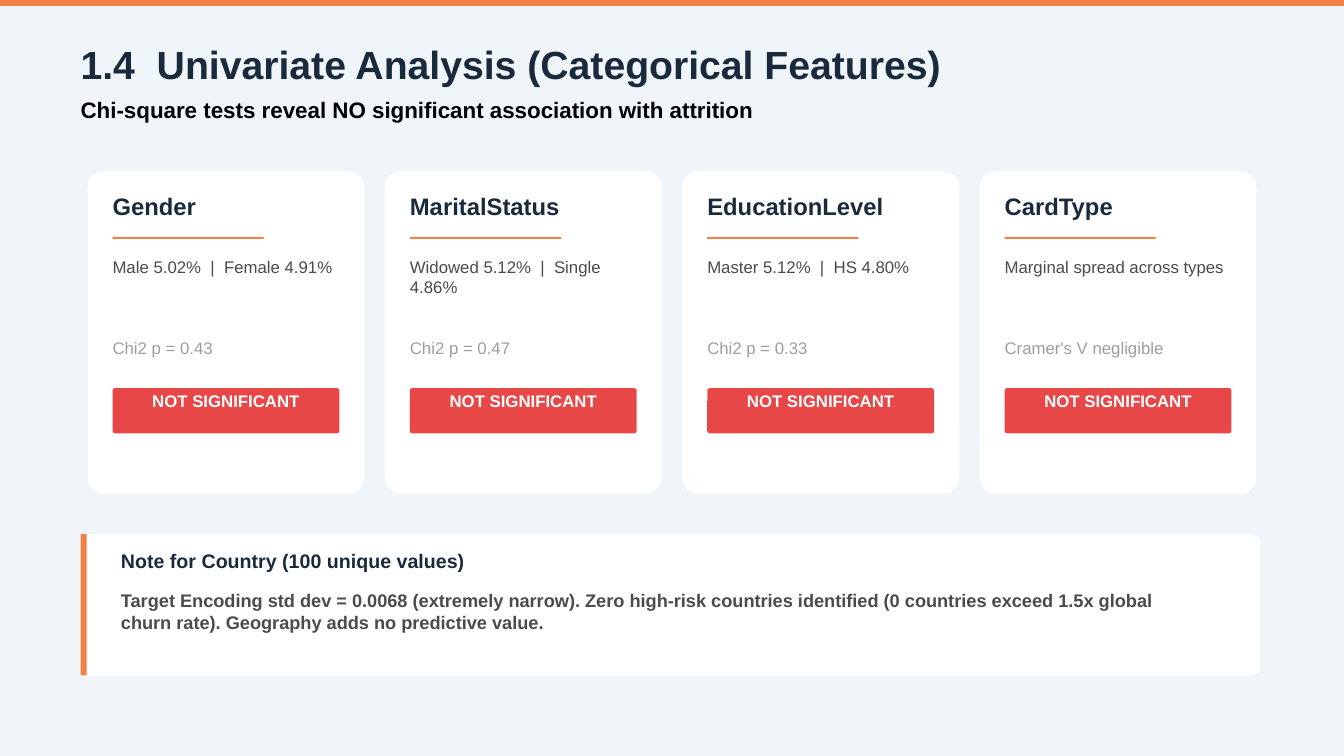
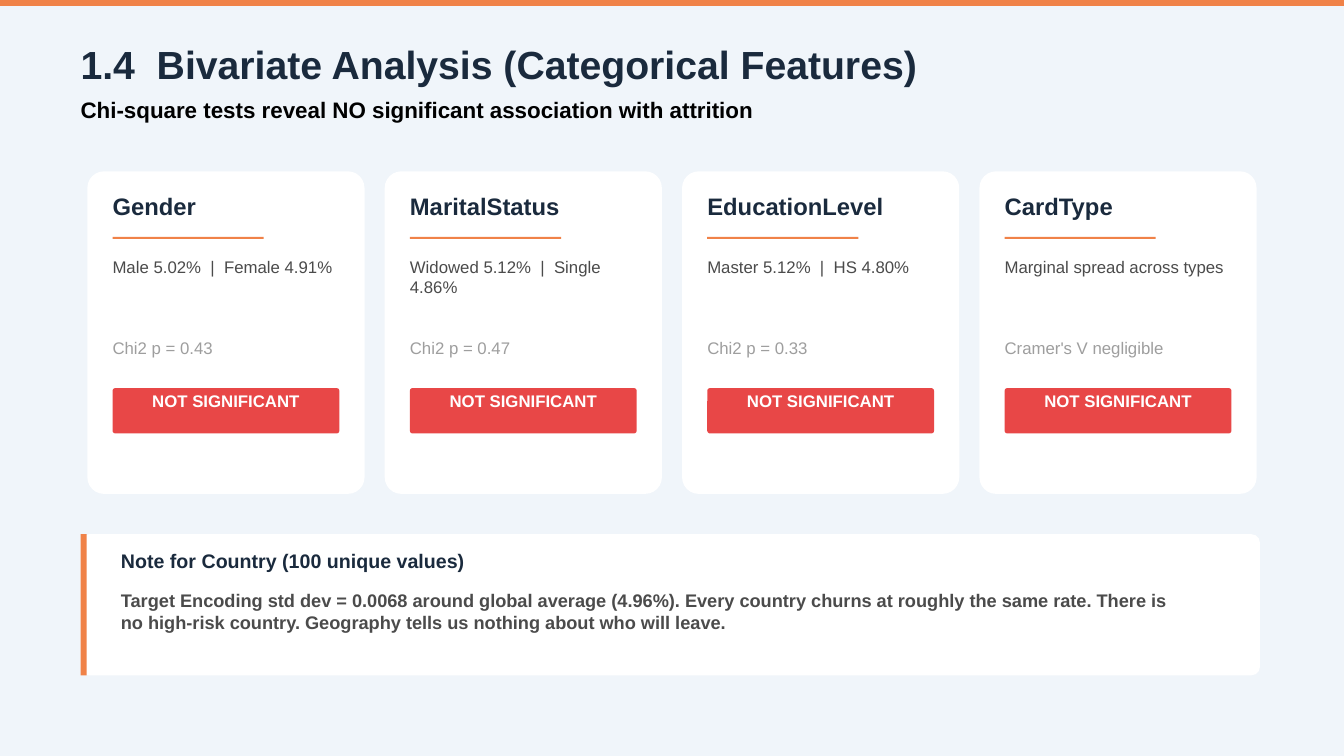
Before and after one commit to mind-wanderer00/ubp-attrition-api, a slide deck: slide 10 of presentation docs/Copino_UBP_Presentation_Final.pptx. Drawn at 1344x756 pixels with LibreOffice and Linux fonts; fonts in the diff are those of the drawing. Boxes give left, top, right and bottom in pixels: in the first picture for what was removed or moved away, otherwise in the second. Text is boxed around its words. In the diff, an @@ line names an element or a change of style, - is before the commit and + after.

```diff
--- a/presentation docs/Copino_UBP_Presentation_Final.pptx
+++ b/presentation docs/Copino_UBP_Presentation_Final.pptx
@@ text at bbox=[81, 50, 917, 87]: text changed @@
-1.4 Univariate Analysis (Categorical Features)
+1.4 Bivariate Analysis (Categorical Features)
@@ text at bbox=[121, 594, 1166, 633]: text changed @@
-Target Encoding std dev = 0.0068 (extremely narrow). Zero high-risk countries identified (0 countries exceed 1.5x global churn rate). Geography adds no predictive value.
+Target Encoding std dev = 0.0068 around global average (4.96%). Every country churns at roughly the same rate. There is no high-risk country. Geography tells us nothing about who will leave.
```
Also in this commit, not shown: 8 other slides changed, 2 slides added, 3 other files.
